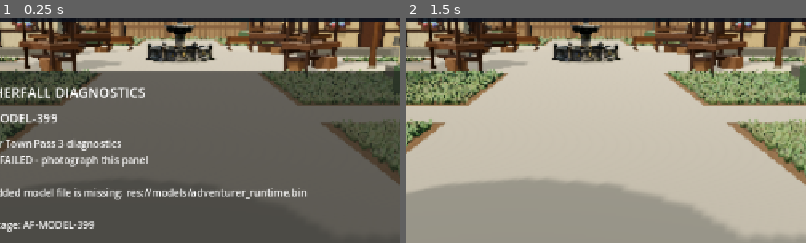
Above: before the commit, frames 1-2 (left to right).
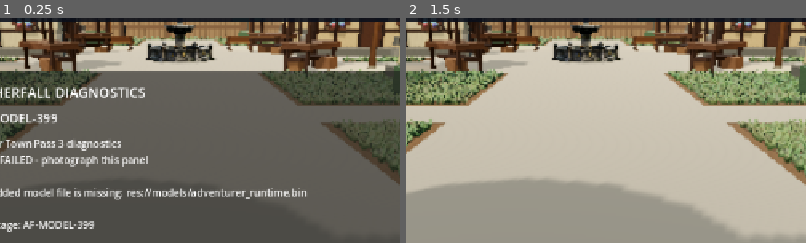
Above: after the commit, the same moments.

Repository: demetrecerrone-star/Aetherfall
Game: Godot game, scene res://starter_town.tscn
Two runs of this game, one before a commit and one after it. Both use one fixed random seed, a clock stepped at 60 frames per second and the inputs below.
Inputs:
- Up to frame 1 (0.25 s): no input
- Up to frame 2 (1.5 s): click "ERROR AF-MODEL-399" at 0.5 s; click "POSE: RELAX" at 1.25 s
The pictures show only the part of the screen within x 28-78%, y 18-68%; the shares and areas given below are measured in that part.

The runs differ from the first frame. In frame 1, 0.9% of the frame differs, in the area x 7-83%, y 3-18%; in frame 2, 0.9%.

Commit message:
Fix Pass 4.2c screenshot regression: relocate market goods below awnings to plaza-facing counter shelves

Diff:
--- a/cleanroom/starter_town.gd
+++ b/cleanroom/starter_town.gd
@@ -1192,36 +1192,39 @@
     stall.set_meta("support_post_positions", post_positions)
     stall.set_meta("facing_degrees", yaw)
     _add_camera_obstacle(position + Vector3(0, 1.0, 0), Vector3(2.75, 2.0, 2.75))
-    # Pass 4.2b fixes the near-empty stalls seen on the real Android screen.
-    # The original y=1.18 stock was almost swallowed by the imported counter.
-    # A narrow raised oak merchandising rack makes the crates visible above
-    # the counter, WITHOUT blocking the browsing ring or changing stall physics.
+    # Pass 4.2c: PHONE SCREENSHOT FIX. The tall back-centered shelf made
+    # goods visually overlap the striped roof, with the actual front counter
+    # looking empty. Place a supported shallow display directly on the
+    # plaza-facing (+local Z) counter edge, much LOWER than the canopy.
+    # +Z is the service direction on ALL four deliberately rotated stalls.
     var display := Node3D.new()
-    display.name = "RaisedMerchandiseRack"
+    display.name = "FrontCounterMerchandiseRack"
     stall.add_child(display)
     var oak := Color("#6b4a31")
     var trim := Color("#493222")
-    _box(display, "OakDisplayShelf", Vector3(2.23, 0.095, 0.86),
-        Vector3(0, 1.395, 0.15), oak, Vector3.ZERO, 0.95)
-    _box(display, "DisplayFrontLip", Vector3(2.25, 0.10, 0.070),
-        Vector3(0, 1.46, 0.555), trim)
-    _box(display, "DisplayBackLip", Vector3(2.25, 0.075, 0.070),
-        Vector3(0, 1.45, -0.255), trim)
-    for shelf_x in [-0.88, 0.88]:
-        _box(display, "ShelfSupport", Vector3(0.12, 0.33, 0.54),
-            Vector3(float(shelf_x), 1.18, 0.13), trim)
+    _box(display, "OakDisplayShelf", Vector3(2.02, 0.09, 0.45),
+        Vector3(0, 1.00, 0.59), oak, Vector3.ZERO, 0.95)
+    _box(display, "DisplayFrontLip", Vector3(2.05, 0.065, 0.05),
+        Vector3(0, 1.065, 0.797), trim)
+    _box(display, "DisplayBackLip", Vector3(2.05, 0.055, 0.05),
+        Vector3(0, 1.064, 0.382), trim)
+    for shelf_x in [-0.82, 0.82]:
+        _box(display, "ShelfSupport", Vector3(0.11, 0.33, 0.35),
+            Vector3(float(shelf_x), 0.805, 0.59), trim)
     var produce_stall := position.x < 0.0
     var first_asset := "FarmCrate_Apple" if produce_stall else "Crate_Wooden"
     var second_asset := "Crate_Wooden" if produce_stall else "FarmCrate_Apple"
     _add_market_counter_goods(stall, "CounterStock_Primary", first_asset,
-        Vector3(-0.72, 1.455, 0.09), Vector3(0.62, 0.55, 0.62))
+        Vector3(-0.66, 1.075, 0.58), Vector3(0.48, 0.40, 0.40))
     _add_market_counter_goods(stall, "CounterStock_Secondary", second_asset,
-        Vector3(0, 1.455, 0.10), Vector3(0.60, 0.52, 0.60))
+        Vector3(0.0, 1.075, 0.58), Vector3(0.48, 0.40, 0.40))
     _add_market_counter_goods(stall, "CounterStock_Third", first_asset,
-        Vector3(0.72, 1.455, 0.09), Vector3(0.62, 0.55, 0.62))
-    stall.set_meta("market_wares_style", "curated_raised_oak_merchandise_rack")
+        Vector3(0.66, 1.075, 0.58), Vector3(0.48, 0.40, 0.40))
+    stall.set_meta("market_wares_style", "plaza_facing_front_counter_display")
     stall.set_meta("market_wares_expected", 3)
-    stall.set_meta("market_wares_shelf_height_m", 1.4425)
+    stall.set_meta("market_wares_shelf_height_m", 1.045)
+    stall.set_meta("market_wares_front_z", 0.58)
+    stall.set_meta("market_wares_canopy_clearance", true)
 
 
 func _add_market_counter_goods(stall: Node3D, label: String,
